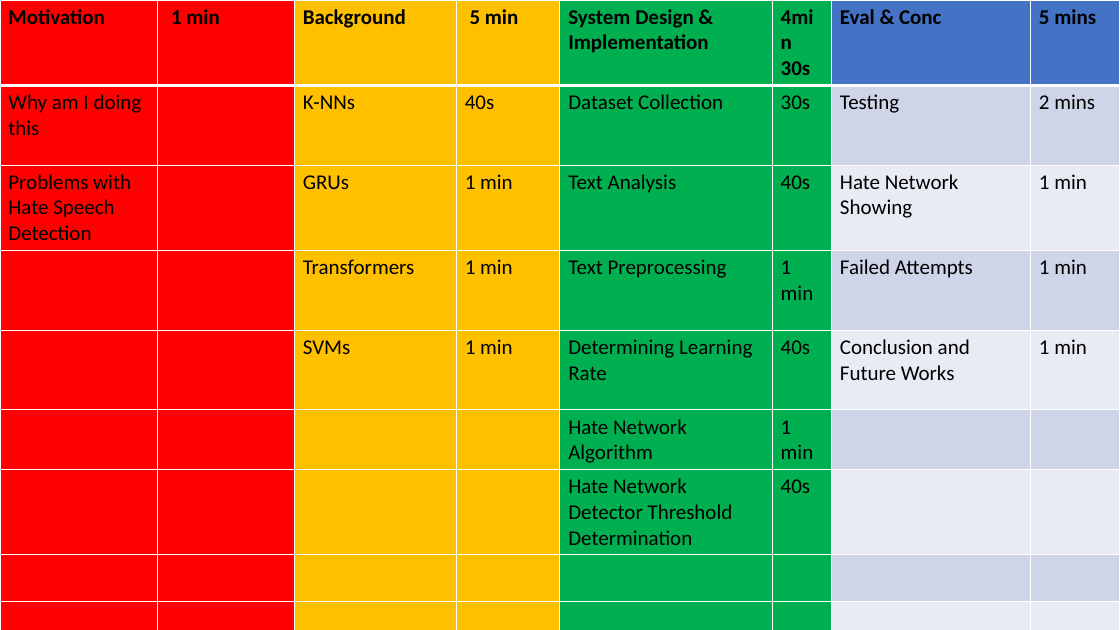
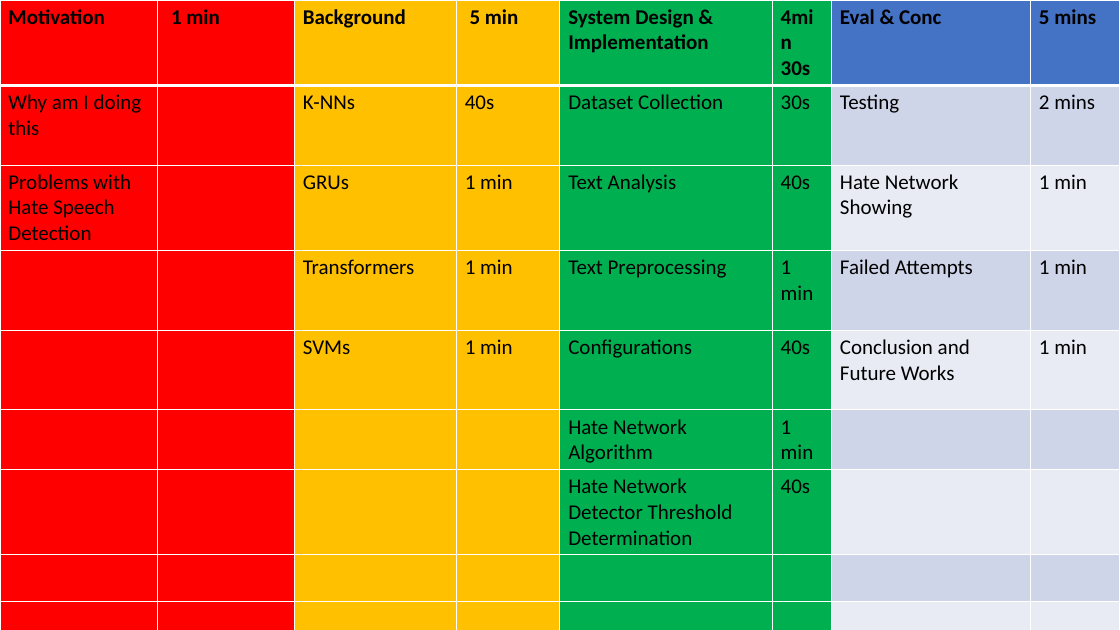
Before and after one commit to JeetendraJoshi/final_year_project, a slide deck: slide 1 of FYP Presentation.pptx. Drawn at 1120x630 pixels with LibreOffice and Linux fonts; fonts in the diff are those of the drawing. Boxes give left, top, right and bottom in pixels: in the first picture for what was removed or moved away, otherwise in the second. Text is boxed around its words. In the diff, an @@ line names an element or a change of style, - is before the commit and + after.

```diff
--- a/FYP Presentation.pptx
+++ b/FYP Presentation.pptx
@@ table at (0, 0, 1120, 630) @@
-row 5, column 5: Determining Learning Rate
+row 5, column 5: Configurations
```
Also in this commit, not shown: 2 other slides changed, 13 slides added, 3 slides removed, 1 other file.
